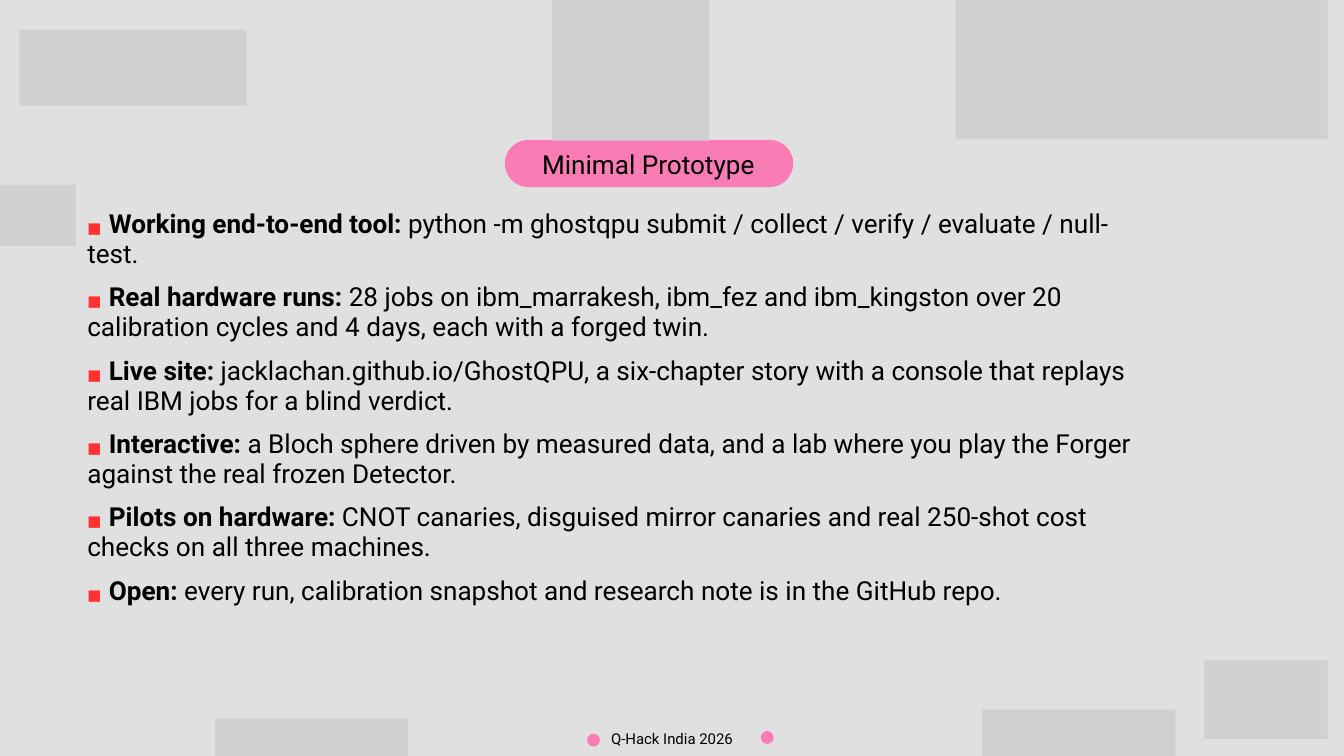
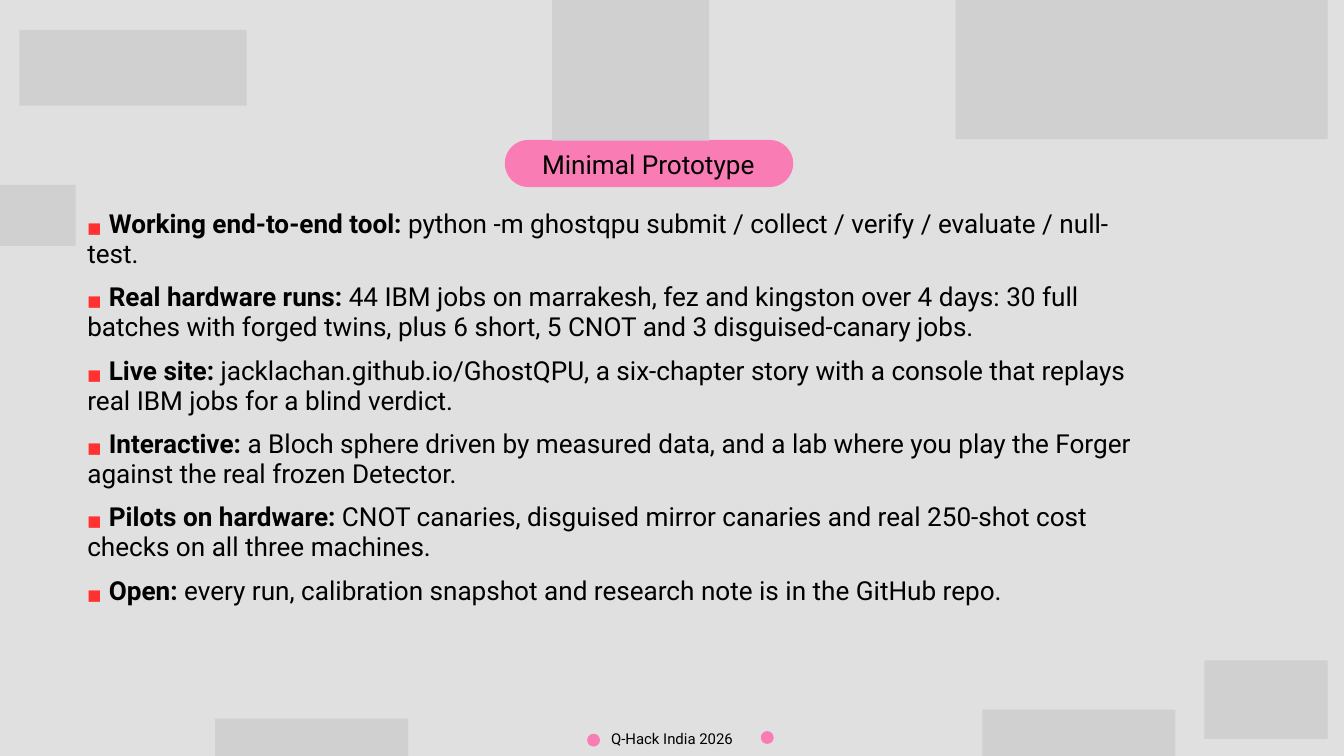
Before and after one commit to Karthikeya47/GhostQPU, a slide deck: slide 7 of docs/GhostQPU_QHack_India26.pptx. Drawn at 1344x756 pixels with LibreOffice and Linux fonts; fonts in the diff are those of the drawing; grey boxes stand for pictures. Boxes give left, top, right and bottom in pixels: in the first picture for what was removed or moved away, otherwise in the second. Text is boxed around its words. In the diff, an @@ line names an element or a change of style, - is before the commit and + after.

Commit message:
List all 44 IBM jobs on the site, README and slides, and keep the Inconclusive verdict inside its card

```diff
--- a/docs/GhostQPU_QHack_India26.pptx
+++ b/docs/GhostQPU_QHack_India26.pptx
@@ text at (87, 286, 1078, 342): text changed @@
-■ Real hardware runs: 28 jobs on ibm_marrakesh, ibm_fez and ibm_kingston over 20 calibration cycles and 4 days, each with a forged twin.
+■ Real hardware runs: 44 IBM jobs on marrakesh, fez and kingston over 4 days: 30 full batches with forged twins, plus 6 short, 5 CNOT and 3 disguised-canary jobs.
```
Also in this commit, not shown: 5 other files.
